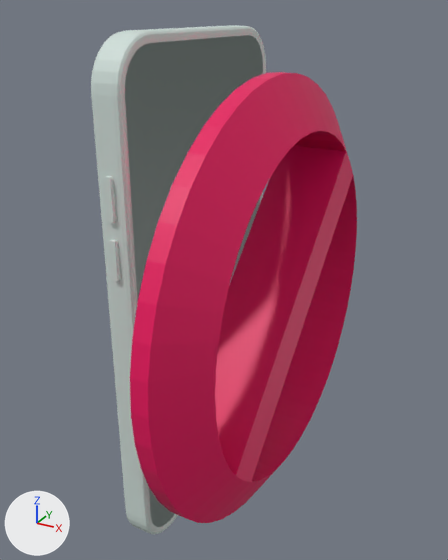
A saved change to the glTF model public/model/mobile.glb.
One viewpoint serves both versions: a 50 mm camera at (2.51, -4.29, 2.25) aimed at (0.16, -0.02, 0.11). Every picture has the same lights, and +X, +Y and +Z are marked at lower left. The older version comes first. Where no turn or scale is listed for an object, it has been applied to the vertices. Vertices at exactly the same position are counted once.

Before the edit, the objects in view are built like this:
```python
mat_material = principled_material('Material')
mat_material.base_color = (0.638, 0.748, 0.707)  # light grey #d1e0db
me_cube = bpy.data.meshes.new('Cube')
me_cube.from_pydata(...)  # 718 vertices, 1432 faces; spans x -0.26..-0.01, y -1.11..1.12, z -2.12..2.11
me_cube.materials.append(mat_material)  # light grey #d1e0db
me_cube_003 = bpy.data.meshes.new('Cube.003')
me_cube_003.from_pydata(...)  # 36 vertices, 34 faces; spans x -0.01, y -1.01..1.02, z -2.05..2.04
me_cube_003.materials.append(mat_material)  # light grey #d1e0db
me_torus_001 = bpy.data.meshes.new('Torus.001')
me_torus_001.from_pydata(...)  # 192 vertices, 388 faces; spans x -0.3..0.3, y -1.82..1.82, z -1.82..1.82
me_torus_001.materials.append(mat_red)  # pink #e7005d
ob_cube = bpy.data.objects.new('Cube', me_cube)
ob_cube.location = (0.0, 0.0, 0.0)
ob_screen = bpy.data.objects.new('screen', me_cube_003)
ob_screen.location = (0.0, 0.0, 0.0)
ob_torus_001 = bpy.data.objects.new('Torus.001', me_torus_001)
ob_torus_001.location = (0.568, 0.0, 0.0)
```
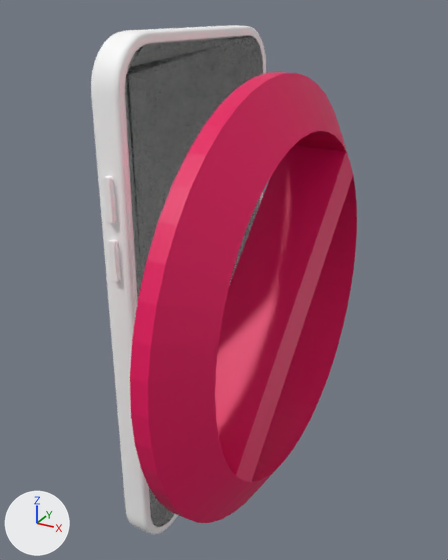
Commit message: add screen background

Patch to the scene script:
```diff
--- a/public/model/mobile.glb.py
+++ b/public/model/mobile.glb.py
@@ mat_material @@
 mat_material = principled_material('Material')
-mat_material.base_color = (0.638, 0.748, 0.707)  # light grey #d1e0db
+mat_material.base_color = (1.0, 1.0, 1.0)  # white #ffffff
@@ mat_material_001 @@
+mat_material_001 = principled_material('Material.001')
+mat_material_001.base_color = (0.0102, 0.0102, 0.0102)  # black #1a1a1a
+mat_material_001.roughness = 1.0
@@ me_cube @@
 # used by ob_cube; location = (0.0, 0.0, 0.0)
-me_cube.from_pydata(...)  # 718 vertices, 1432 faces; spans x -0.26..-0.01, y -1.11..1.12, z -2.12..2.11
+me_cube.from_pydata(...)  # 372 vertices, 728 faces; spans x -0.26..-0.01, y -1.08..1.09, z -2.12..2.11
+# me_cube part 1: 242 vertices removed from x -0.16..-0.09, y -1.11..-1.08, z 0.46..1.22
+# other edits to the shape of me_cube do not show in these pictures
 me_cube.materials.append(mat_material)
@@ me_cube_003 @@
 me_cube_003.from_pydata(...)  # 36 vertices, 34 faces; spans x -0.01, y -1.01..1.02, z -2.05..2.04
-me_cube_003.materials.append(mat_material)  # light grey #d1e0db
+me_cube_003.materials.append(mat_material_001)  # black #1a1a1a
@@ me_buttons @@
+me_buttons.from_pydata(...)  # 340 vertices, 606 faces; spans x -0.16..-0.09, y -1.12..1.13, z 0.47..1.22
+me_buttons.materials.append(mat_material)  # white #ffffff
@@ ob_cube_001 @@
+ob_cube_001 = bpy.data.objects.new('Cube.001', me_buttons)
+ob_cube_001.location = (0.0, 0.0, 0.0)
```

Boxes (x1, y1, x2, y2) around the edits, measured in the pictures (448 x 560 px):
'Cube', recoloured, reshaped (light grey to white): (91, 25, 266, 534) in both
'screen', recoloured: (125, 35, 263, 527) in both
'Cube.001', added: after (103, 176, 121, 282)
part 1 of me_cube, deleted: before (100, 167, 126, 290)
